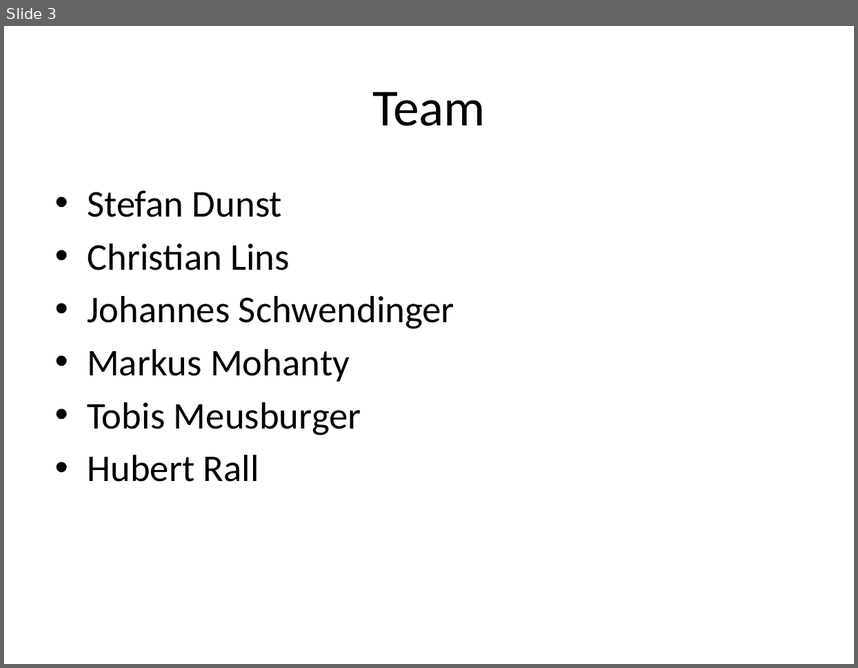
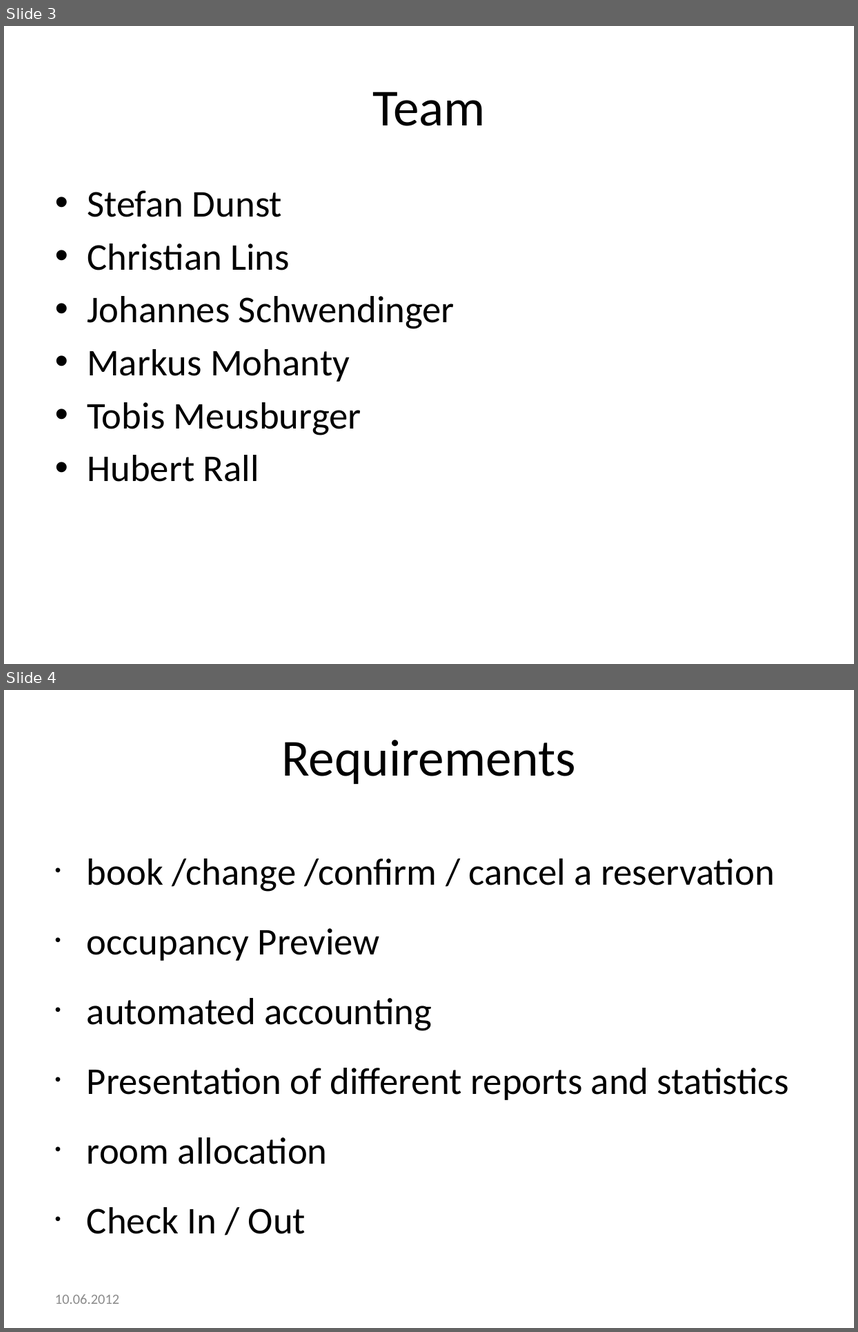
Before and after one commit to markusmo/HotelSoftware, a slide deck: Documentation/Praesentation/PresentationRoomanizer.pptx. Shown one above the other, each under a label of ours: slide 3 before the commit, slides 3 and 4 after it. The pictures are 858x668 and 858x1332 pixels, drawn with LibreOffice and Linux fonts; fonts in the diff are those of the drawing. Boxes give left, top, right and bottom in pixels: in the first picture for what was removed or moved away, otherwise in the second. Text is boxed around its words. In the diff, an @@ line names an element or a change of style, - is before the commit and + after.

```diff
--- a/Documentation/Praesentation/PresentationRoomanizer.pptx
+++ b/Documentation/Praesentation/PresentationRoomanizer.pptx
@@ slide 4 added at bbox=[4, 690, 854, 1328], background #FFFFFF @@
@@ text added at bbox=[281, 740, 576, 784], 44 pt, text #000000 @@
+Requirements
@@ text added at bbox=[87, 858, 789, 1234], 32 pt, text #000000 @@
+• book /change /confirm / cancel a reservation
+• occupancy Preview
+• automated accounting
+• Presentation of different reports and statistics
+• room allocation
+• Check In / Out
@@ text added at bbox=[55, 1294, 119, 1303], 12 pt, text #8C8C8C @@
+10.06.2012
```
Also in this commit, not shown: 4 slides changed, 1 other slide added, 1 other file.
